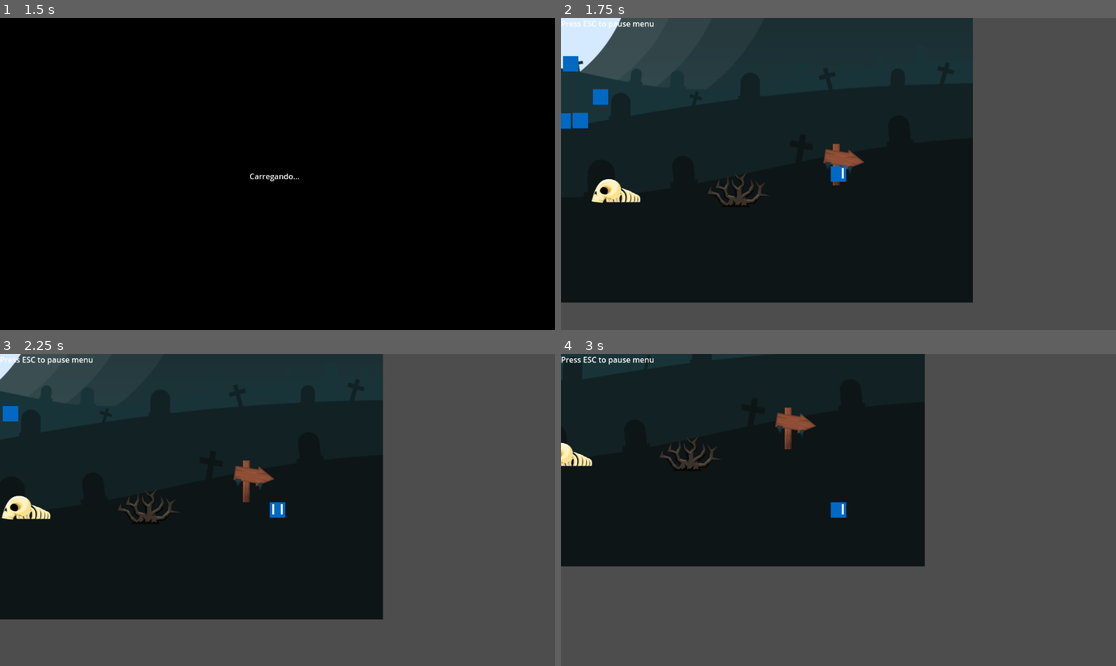
Above: before the commit, frames 1-4 (two rows, left to right).
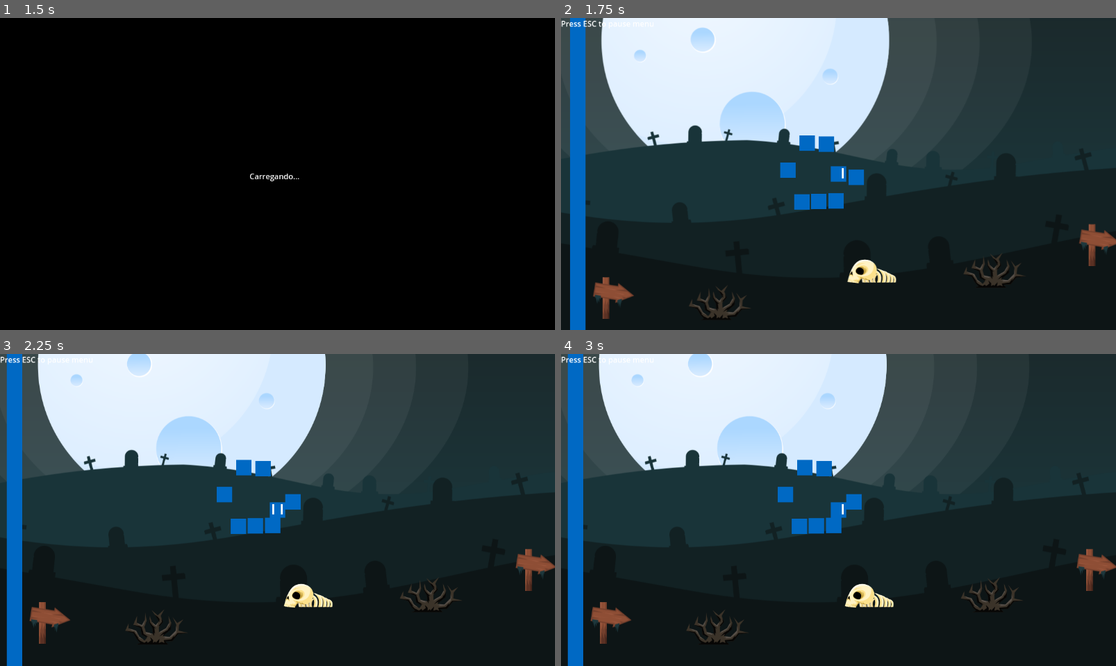
Above: after the commit, the same moments.

Repository: gsmereka/42-Game-Jam
Game: Godot game, scene res://Scenes/UI/Menu/menu.tscn
Same seed, same stepped clock (60 frames per second), same inputs: the game is played once before the commit and once after it.
Inputs:
- Up to frame 1 (1.5 s): click "Iniciar" at 0.5 s; tap Enter at 1.25 s; hold Right (ui_right) from 1.28 s (still down)
- Up to frame 2 (1.75 s): keep holding Right (ui_right)
- Up to frame 3 (2.25 s): release Right (ui_right) at 2.03 s; hold Down (ui_down) from 2.03 s (still down)
- Up to frame 4 (3 s): release Down (ui_down) at 2.78 s; hold Right (ui_right) from 2.78 s (still down)

Frame 1 is identical in both runs. In frame 2, 73% of the frame differs, in the area x 0-100%, y 0-100%; in frame 3, 78%; in frame 4, 93%.

Commit message:
feat: implements state machine

Diff:
--- a/Scenes/Game/Placeholder/Placeholder.tscn
+++ b/Scenes/Game/Placeholder/Placeholder.tscn
@@ -6,7 +6,7 @@
 [ext_resource type="Texture2D" uid="uid://t3387fnnbk3b" path="res://Assets/graveyardtilesetnew/png/Objects/ArrowSign.png" id="3_mk1xm"]
 [ext_resource type="Texture2D" uid="uid://ccdvdqq2uirck" path="res://Assets/graveyardtilesetnew/png/Objects/DeadBush.png" id="4_5gvfw"]
 [ext_resource type="Texture2D" uid="uid://c1qko03de7r5x" path="res://Assets/graveyardtilesetnew/png/Objects/Skeleton.png" id="5_2pcka"]
-[ext_resource type="PackedScene" uid="uid://b5fifm7jjeqbe" path="res://Scenes/Game/characters/player.tscn" id="7_mk1xm"]
+[ext_resource type="PackedScene" uid="uid://bffcrsi3nfqqb" path="res://Scenes/Game/characters/Player/player.tscn" id="8_2pcka"]
 [ext_resource type="PackedScene" uid="uid://bqj85e0r6dsgb" path="res://Scenes/Game/objects/wall.tscn" id="8_5gvfw"]
 
 [sub_resource type="CanvasItemMaterial" id="CanvasItemMaterial_5gvfw"]
@@ -46,8 +46,10 @@
 position = Vector2(594, 567)
 texture = ExtResource("5_2pcka")
 
-[node name="Player" parent="Node2D" instance=ExtResource("7_mk1xm")]
-position = Vector2(1019, 532)
+[node name="Node2D" type="Node2D" parent="Node2D"]
+position = Vector2(488, 365)
+
+[node name="Player" parent="Node2D/Node2D" instance=ExtResource("8_2pcka")]
 
 [node name="Wall2" parent="Node2D" instance=ExtResource("8_5gvfw")]
 position = Vector2(484, 422)
--- /dev/null
+++ b/Scenes/Game/characters/Player/player.gd
@@ -0,0 +1,8 @@
+extends CharacterBody2D
+
+class_name Player
+
+@export var moveSpeed: float = 200.0;
+
+func _physics_process(delta: float) -> void:
+	pass
--- /dev/null
+++ b/Scenes/Game/characters/Player/player.tscn
@@ -0,0 +1,27 @@
+[gd_scene load_steps=6 format=3 uid="uid://bffcrsi3nfqqb"]
+
+[ext_resource type="Script" uid="uid://bpgw1tdp35qy7" path="res://Scenes/Game/characters/Player/player.gd" id="1_hpoch"]
+[ext_resource type="Texture2D" uid="uid://x4gj4jhbggwf" path="res://Assets/player/side.png" id="1_yu1hh"]
+[ext_resource type="PackedScene" uid="uid://c1diffaf2650k" path="res://Scenes/StateMachine/state_manager.tscn" id="3_42rbx"]
+[ext_resource type="Script" uid="uid://cr2u3xjfuoink" path="res://Scenes/Game/characters/state_move.gd" id="4_awq5b"]
+
+[sub_resource type="RectangleShape2D" id="RectangleShape2D_kkasu"]
+size = Vector2(32, 32)
+
+[node name="Player" type="CharacterBody2D"]
+script = ExtResource("1_hpoch")
+
+[node name="CollisionShape2D" type="CollisionShape2D" parent="."]
+shape = SubResource("RectangleShape2D_kkasu")
+
+[node name="Sprite2D" type="Sprite2D" parent="."]
+texture = ExtResource("1_yu1hh")
+
+[node name="StateManager" parent="." node_paths=PackedStringArray("initial_state") instance=ExtResource("3_42rbx")]
+initial_state = NodePath("StateMove")
+
+[node name="StateMove" type="Node2D" parent="StateManager" node_paths=PackedStringArray("player")]
+script = ExtResource("4_awq5b")
+player = NodePath("../..")
+
+[node name="Camera2D" type="Camera2D" parent="."]
--- a/Scenes/Game/characters/camera_2d.gd
+++ b/Scenes/Game/characters/camera_2d.gd
@@ -1,11 +1,13 @@
 extends Camera2D
 
 func _ready() -> void:
+	await get_tree().create_timer(0.1).timeout
 	var scene = get_tree().current_scene
-	if (!scene || scene != Node2D): return
-	var bg = scene.get_node_or_null("Bg")
-	if (!bg): return
-
+	if (!scene || scene is not Node2D):
+		return
+	var bg = scene.get_node_or_null("Node2D").get_node("Bg")
+	if (!bg):
+		return
 	var bg_size = bg.texture.get_size() * bg.scale
 	var rect = Rect2(bg.global_position - bg_size / 2, bg_size)
 	var viewPortSize = get_viewport_rect().size
--- a/Scenes/Game/characters/player.tscn
+++ b/Scenes/Game/characters/player.tscn
@@ -1,56 +1,7 @@
-[gd_scene load_steps=5 format=3 uid="uid://b5fifm7jjeqbe"]
+[gd_scene load_steps=2 format=3 uid="uid://b5fifm7jjeqbe"]
 
-[ext_resource type="Texture2D" uid="uid://x4gj4jhbggwf" path="res://Assets/player/side.png" id="2_1m55r"]
-[ext_resource type="Script" uid="uid://c350gxhqu2vjn" path="res://Scenes/Game/characters/camera_2d.gd" id="2_w2e73"]
-
-[sub_resource type="GDScript" id="GDScript_bdgdu"]
-script/source = "extends CharacterBody2D
-
-@export var moveSpeed: float = 200.0;
-
-func _physics_process(delta: float) -> void:
-	move(delta)
-
-func manageSprites(vector: Vector2) -> void:
-	if (vector == Vector2.ZERO):
-		return
-	var sprite: Texture2D = load(\"res://Assets/player/front.png\") if vector.y > 0 else \\
-							load(\"res://Assets/player/back.png\") if vector.y < 0 else \\
-							load(\"res://Assets/player/side.png\")
-
-	$Sprite2D.texture = sprite
-	if (vector.x):
-		$Sprite2D.flip_h = vector.x < 0
-func move(delta: float) -> void:
-	var vector = Vector2.ZERO
-
-	vector.x = Input.get_action_strength(\"ui_right\") - Input.get_action_strength(\"ui_left\")
-	vector.y = Input.get_action_strength(\"ui_down\") - Input.get_action_strength(\"ui_up\")
-	manageSprites(vector)
-
-
-	vector = vector.normalized()
-	velocity = vector * moveSpeed
-	move_and_slide()
-
-"
-
-[sub_resource type="RectangleShape2D" id="RectangleShape2D_kkasu"]
-size = Vector2(32, 32)
+[ext_resource type="PackedScene" uid="uid://bffcrsi3nfqqb" path="res://Scenes/Game/characters/Player/player.tscn" id="1_bdgdu"]
 
 [node name="Player" type="Node2D"]
 
-[node name="Node2D" type="CharacterBody2D" parent="."]
-script = SubResource("GDScript_bdgdu")
-
-[node name="CollisionShape2D" type="CollisionShape2D" parent="Node2D"]
-shape = SubResource("RectangleShape2D_kkasu")
-
-[node name="Sprite2D" type="Sprite2D" parent="Node2D"]
-texture = ExtResource("2_1m55r")
-
-[node name="Camera2D" type="Camera2D" parent="Node2D"]
-limit_left = 0
-limit_top = 0
-limit_smoothed = true
-script = ExtResource("2_w2e73")
+[node name="Player" parent="." instance=ExtResource("1_bdgdu")]
--- /dev/null
+++ b/Scenes/Game/characters/state_move.gd
@@ -0,0 +1,30 @@
+extends State
+
+@export var player : Player
+
+func Physics_Update(delta):
+		move(delta)
+
+func manageSprites(vector: Vector2) -> void:
+	if (vector == Vector2.ZERO):
+		return
+	var sprite: Texture2D = load("res://Assets/player/front.png") if vector.y > 0 else \
+							load("res://Assets/player/back.png") if vector.y < 0 else \
+							load("res://Assets/player/side.png")
+
+	$"../../Sprite2D".texture = sprite
+	if (vector.x):
+		$"../../Sprite2D".flip_h = vector.x < 0
+
+func move(delta: float) -> void:
+	var vector = Vector2.ZERO
+
+	vector.x = Input.get_action_strength("ui_right") - Input.get_action_strength("ui_left")
+	vector.y = Input.get_action_strength("ui_down") - Input.get_action_strength("ui_up")
+	manageSprites(vector)
+
+
+	vector = vector.normalized()
+
+	player.velocity = vector * player.moveSpeed
+	player.move_and_slide()
--- /dev/null
+++ b/Scenes/StateMachine/state_interface.gd
@@ -0,0 +1,16 @@
+extends Node2D
+
+class_name State
+signal state_transition()
+
+func Enter():
+	pass
+
+func Update(_delta:float):
+	pass
+
+func Physics_Update(_delta:float):
+	pass
+
+func Exit():
+	pass
--- /dev/null
+++ b/Scenes/StateMachine/state_interface.tscn
@@ -0,0 +1,6 @@
+[gd_scene load_steps=2 format=3 uid="uid://dwa003yw7a0s1"]
+
+[ext_resource type="Script" uid="uid://cex44p5vvw0yx" path="res://Scenes/StateMachine/state_interface.gd" id="1_oll3f"]
+
+[node name="StateInterface" type="Node2D"]
+script = ExtResource("1_oll3f")
--- /dev/null
+++ b/Scenes/StateMachine/state_manager.gd
@@ -0,0 +1,70 @@
+extends Node2D
+class_name FiniteStateMachine
+
+var states : Dictionary = {}
+var current_state : State
+@export var initial_state : State
+
+#NOTE This is a generic finite_state_machine, it handles all states, changes to this code will affect
+	# everything that uses a state machine!
+
+func _ready():
+	for child in get_children():
+		if child is State:
+			states[child.name.to_lower()] = child
+			child.state_transition.connect(change_state)
+
+	if initial_state:
+		initial_state.Enter()
+		current_state = initial_state
+
+#Call the current states update function continuosly
+func _process(delta):
+	if current_state:
+		current_state.Update(delta)
+
+func _physics_process(delta: float) -> void:
+	if current_state:
+		current_state.Physics_Update(delta)
+#region State Management
+#Use force_change_state cautiously, it immediately switches to a state regardless of any transitions.
+#This is used to force us into a 'death state' when killed
+func force_change_state(new_state : String):
+	var newState = states.get(new_state.to_lower())
+
+	if !newState:
+		print(new_state + " does not exist in the dictionary of states")
+		return
+
+	if current_state == newState:
+		print("State is same, aborting")
+		return
+
+	if current_state:
+		var exit_callable = Callable(current_state, "Exit")
+		exit_callable.call_deferred()
+
+	newState.Enter()
+
+	current_state = newState
+
+
+func change_state(source_state : State, new_state_name : String):
+	if source_state != current_state:
+		# print("Invalid change_state trying from: " + source_state.name + " but currently in: " + current_state.name)
+		return
+
+	var new_state = states.get(new_state_name.to_lower())
+	if !new_state:
+		print("New state is empty")
+		return
+
+	if current_state:
+		current_state.Exit()
+
+	new_state.Enter()
+
+	current_state = new_state
+
+
+#endregion
--- /dev/null
+++ b/Scenes/StateMachine/state_manager.tscn
@@ -0,0 +1,7 @@
+[gd_scene load_steps=2 format=3 uid="uid://c1diffaf2650k"]
+
+[ext_resource type="Script" uid="uid://cl57in1tiq8ar" path="res://Scenes/StateMachine/state_manager.gd" id="1_2dktn"]
+
+[node name="StateManager" type="Node2D" node_paths=PackedStringArray("initial_state")]
+script = ExtResource("1_2dktn")
+initial_state = NodePath("")
Not shown, added: Scenes/Game/characters/Player/player.gd.uid
Not shown, added: Scenes/Game/characters/state_move.gd.uid
Not shown, added: Scenes/StateMachine/state_interface.gd.uid
Not shown, added: Scenes/StateMachine/state_manager.gd.uid
